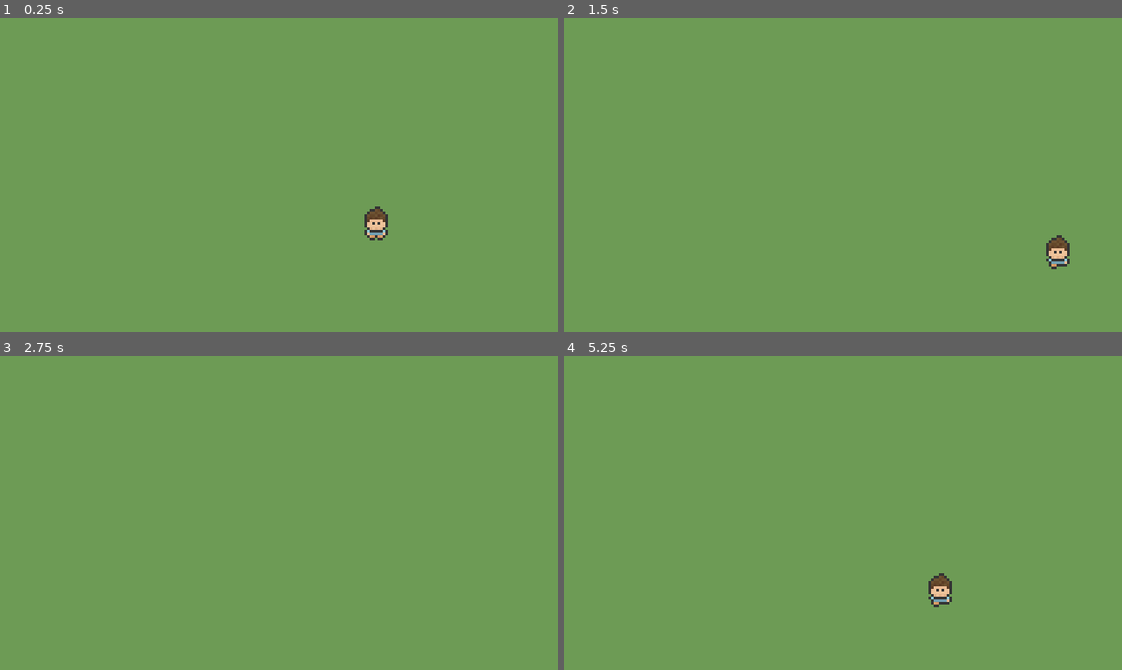
Above: before the commit, frames 1-4 (two rows, left to right).
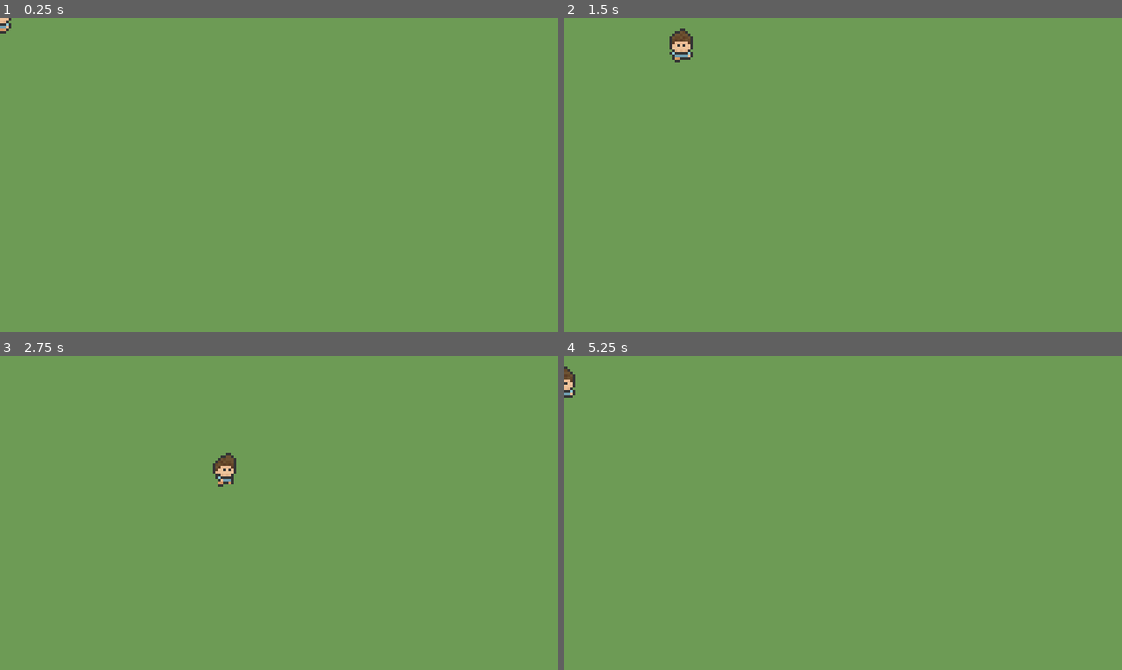
Above: after the commit, the same moments.

Repository: denis0bej/appsters
Game: Godot game, scene res://Scenes/player.tscn
The game is run twice, just before and just after one commit, with the same random seed, the same clock (stepped at 60 frames per second) and the same inputs. Before the commit the project starts from res://Scenes/main_scene.tscn.
Inputs:
- Up to frame 1 (0.25 s): no input
- Up to frame 2 (1.5 s): tap Enter at 0.5 s; hold D (walk_right) 0.53-1.28 s; hold S (walk_down) from 1.28 s (still down)
- Up to frame 3 (2.75 s): release S (walk_down) at 2.03 s; hold D (walk_right) from 2.03 s (still down)
- Up to frame 4 (5.25 s): release D (walk_right) at 2.78 s; hold W (walk_up) 2.78-3.53 s; hold A (walk_left) 3.53-5.03 s; hold S (walk_down) from 5.03 s (still down)

The runs differ from the first frame. In frame 1, 0.5% of the frame differs, in the area x 0-70%, y 0-71%; in frame 2, 0.7%, in the area x 18-91%, y 3-80%; in frame 3, 0.3%; in frame 4, 0.5%.

Commit message:
exterior gate

Diff:
--- /dev/null
+++ b/main_scene.tscn
@@ -0,0 +1,6 @@
+[gd_scene format=3 uid="uid://bwg6rmcjy4rxb"]
+
+[node name="MainScene" type="Node2D"]
+
+[node name="Sprite2D" type="Sprite2D" parent="."]
+position = Vector2(248, 183)
--- a/project.godot
+++ b/project.godot
@@ -11,7 +11,7 @@
 [application]
 
 config/name="Appsters"
-run/main_scene="uid://cid4lb0xk70ql"
+run/main_scene="uid://dmje8lwyh062k"
 config/features=PackedStringArray("4.4", "Forward Plus")
 config/icon="res://Art/icon.svg"
 
Binary file added: Art/ExteriorGate.png
Not shown, added: Art/ExteriorGate.png.import
